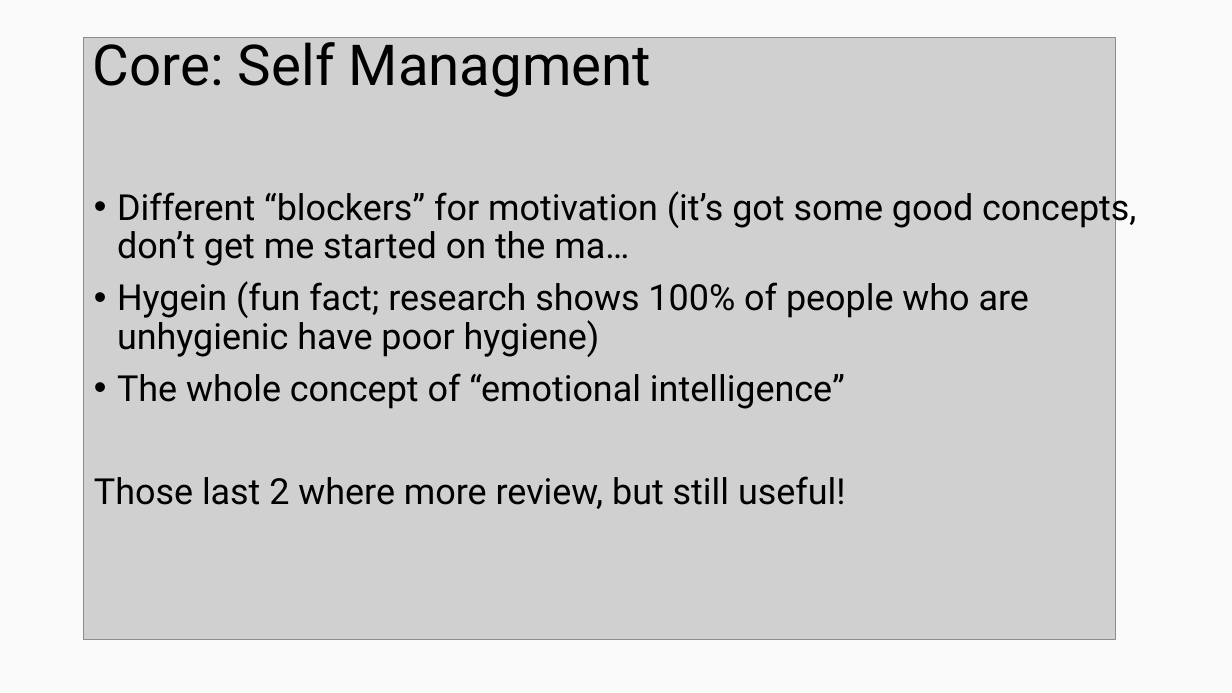
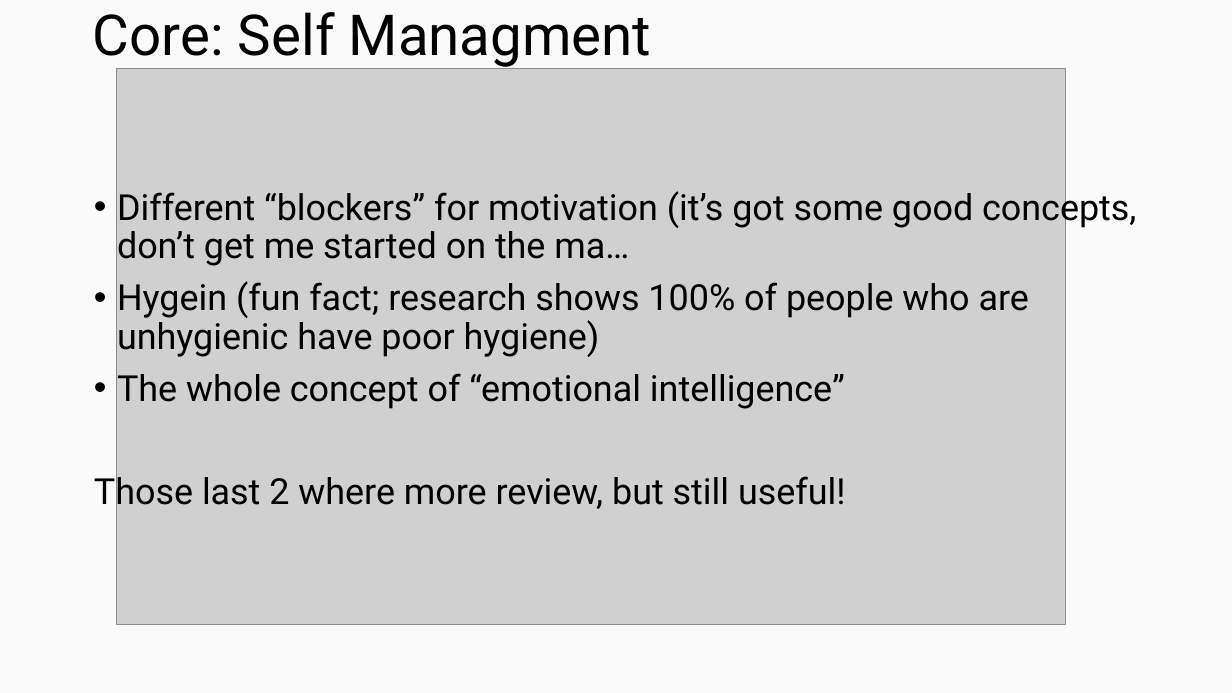
Before and after one commit to CTH-npitx/Presentations, a slide deck: slide 4 of Current Presentation/Charlie- summer 2026 presentation.pptx (slide 3 before the commit). Drawn at 1232x693 pixels with LibreOffice and Linux fonts; fonts in the diff are those of the drawing; grey boxes stand for pictures. Boxes give left, top, right and bottom in pixels: in the first picture for what was removed or moved away, otherwise in the second. Text is boxed around its words. In the diff, an @@ line names an element or a change of style, - is before the commit and + after.

```diff
--- a/Current Presentation/Charlie- summer 2026 presentation.pptx
+++ b/Current Presentation/Charlie- summer 2026 presentation.pptx
@@ title "Core: Self Managment" rewrapped from bbox=[93, 33, 652, 97] to bbox=[93, 12, 652, 69] @@
@@ picture: place and size @@
-picture at bbox=[84, 37, 1116, 640]
+picture at bbox=[116, 68, 1066, 624]
```
Also in this commit, not shown: 2 other slides changed, 2 slides added.
